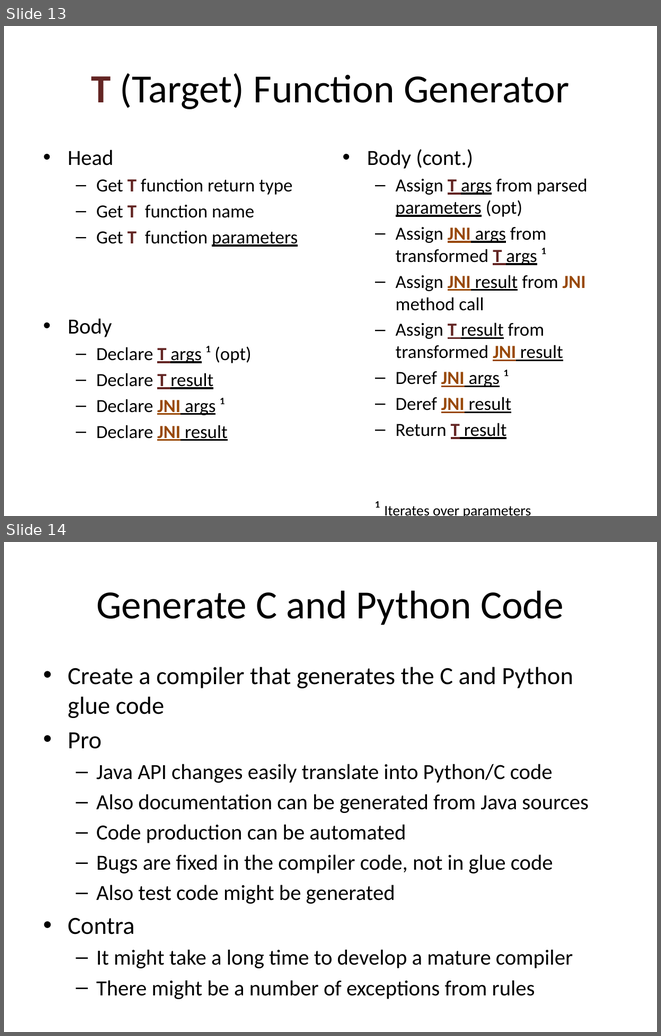
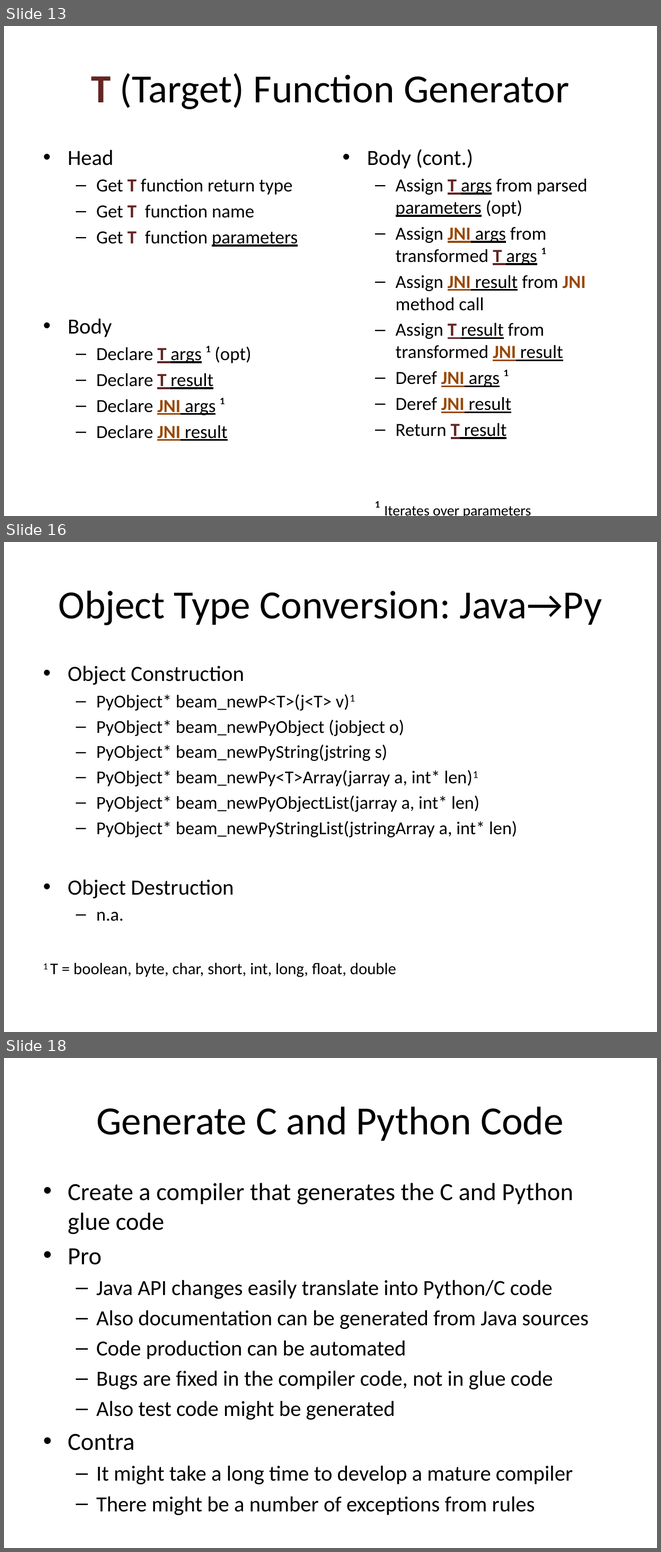
Before and after one commit to bcdev/beam-extapi, a slide deck: docs/beam-extapi.pptx. Shown one above the other, each under a label of ours: slides 13 and 14 before the commit, slides 13, 16 and 18 after it; the slides between them are not shown. The pictures are 661x1036 and 661x1552 pixels, drawn with LibreOffice and Linux fonts; fonts in the diff are those of the drawing. Boxes give left, top, right and bottom in pixels: in the first picture for what was removed or moved away, otherwise in the second. Text is boxed around its words. In the diff, an @@ line names an element or a change of style, - is before the commit and + after.

Commit message:
updated with overview of conversion functions

```diff
--- a/docs/beam-extapi.pptx
+++ b/docs/beam-extapi.pptx
@@ slide 16 added at [4, 542, 657, 1032], background #FFFFFF @@
@@ title added at [58, 590, 602, 625], 44 pt, text #000000 @@
+Object Type Conversion: Java→Py
@@ text added at [43, 665, 517, 977], 20 pt, text #000000 @@
+• Object Construction
+  – PyObject* beam_newP<T>(j<T> v)1
+  – PyObject* beam_newPyObject (jobject o)
+  – PyObject* beam_newPyString(jstring s)
+  – PyObject* beam_newPy<T>Array(jarray a, int* len)1
+  – PyObject* beam_newPyObjectList(jarray a, int* len)
+  – PyObject* beam_newPyStringList(jstringArray a, int* len)
+• Object Destruction
+  – n.a.
+1 T = boolean, byte, char, short, int, long, float, double
@@ what was slide 14 is now slide 18 @@
```
Also in this commit, not shown: 1 slide changed, 3 other slides added.
